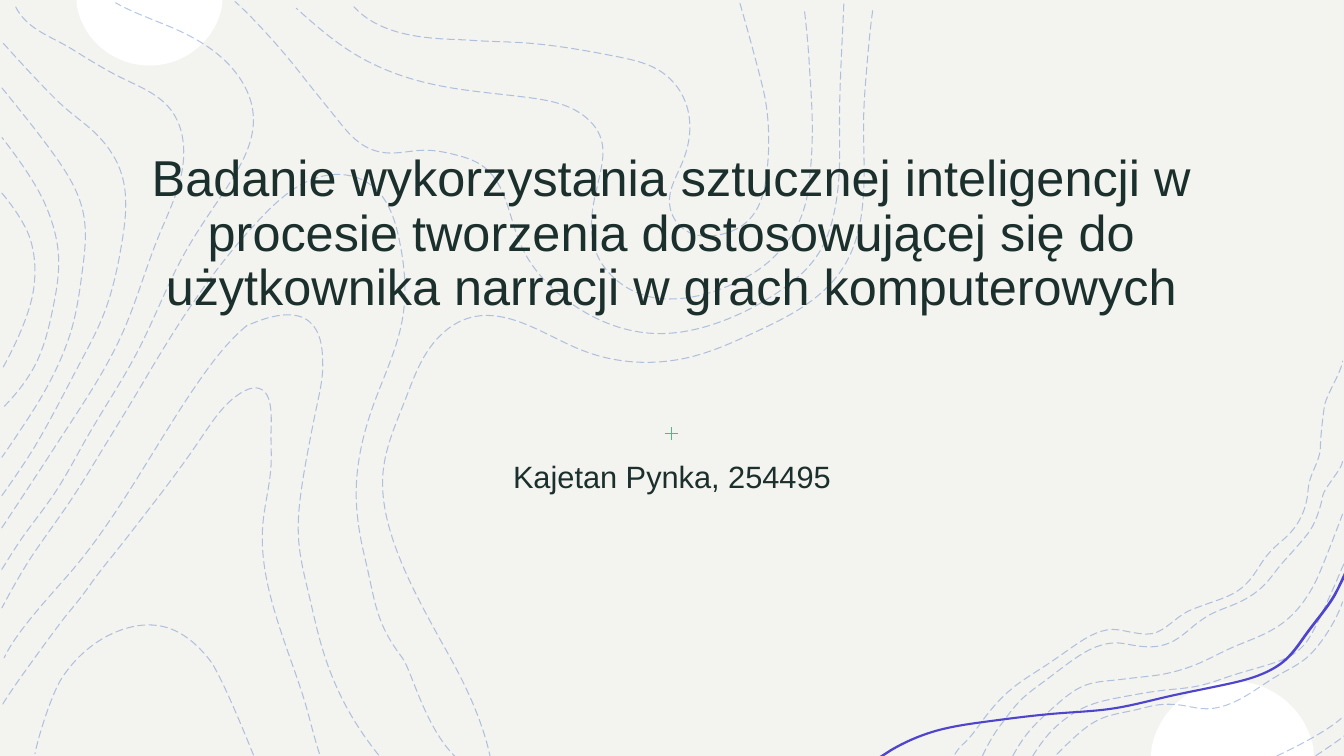
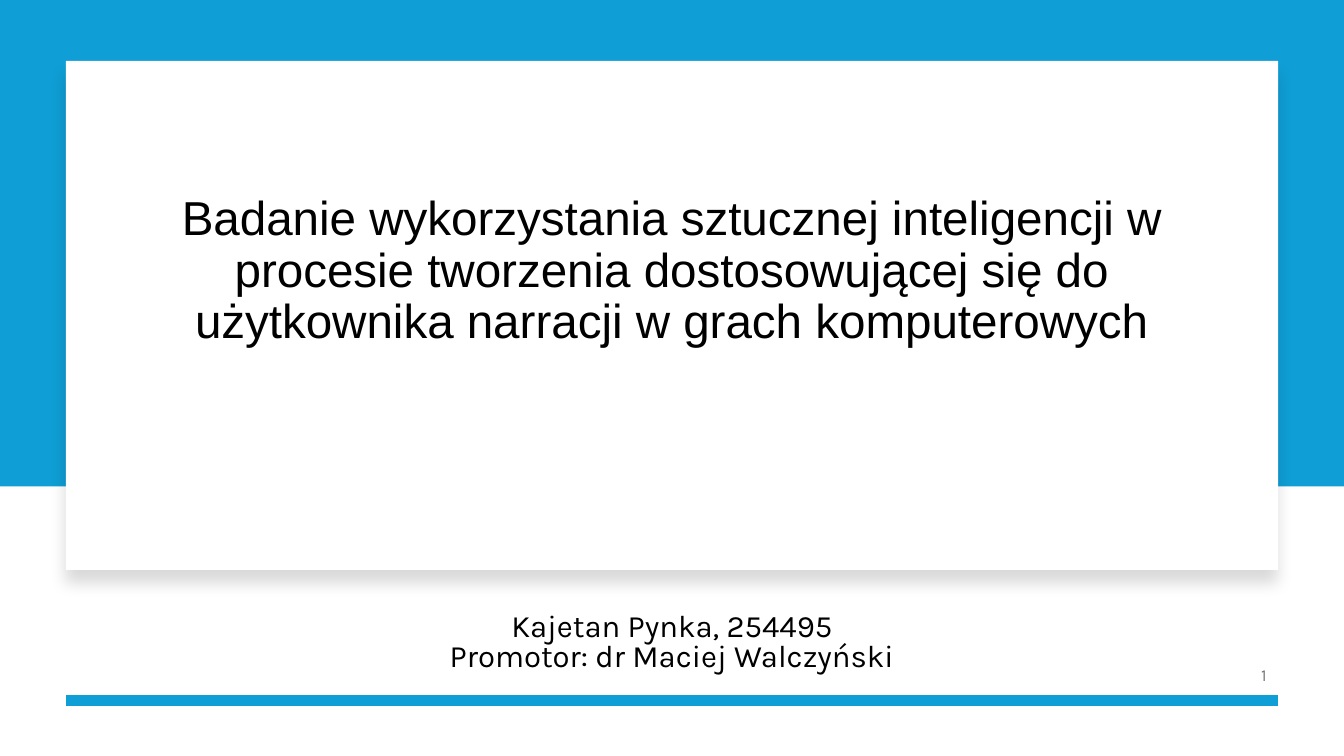
Before and after one commit to KyattPL/masters-backup, a slide deck: slide 1 of Seminarium Dyplomowe/Seminarium dyplomowe - prezka 1.pptx. Drawn at 1344x756 pixels with LibreOffice and Linux fonts; fonts in the diff are those of the drawing. Boxes give left, top, right and bottom in pixels: in the first picture for what was removed or moved away, otherwise in the second. Text is boxed around its words. In the diff, an @@ line names an element or a change of style, - is before the commit and + after.

```diff
--- a/Seminarium Dyplomowe/Seminarium dyplomowe - prezka 1.pptx
+++ b/Seminarium Dyplomowe/Seminarium dyplomowe - prezka 1.pptx
@@ rectangle resized from (x1=0, y1=0, x2=1344, y2=756) to (x1=0, y1=0, x2=1344, y2=487) @@
@@ rectangle at (x1=0, y1=0, x2=1344, y2=487): fill #FFFFFF to #0F9ED5; outline #F2F2F2 1 pt to none @@
@@ freeform shape removed at (x1=1, y1=2, x2=219, y2=341) @@
@@ freeform shape removed at (x1=1, y1=2, x2=152, y2=293) @@
@@ group removed at (x1=0, y1=0, x2=874, y2=756): 18 freeform shapes @@
@@ freeform shape removed at (x1=1, y1=75, x2=44, y2=261) @@
@@ rectangle resized from (x1=0, y1=0, x2=1344, y2=756) to (x1=66, y1=60, x2=1278, y2=570) @@
@@ rectangle at (x1=66, y1=60, x2=1278, y2=570): fill #F3F3F0 to #FFFFFF; shadow on @@
@@ title "Badanie wykorzystania sztucznej inteligencji w ..." moved from (x1=152, y1=156, x2=1190, y2=315) to (x1=182, y1=200, x2=1161, y2=347) @@
@@ title "Badanie wykorzystania sztucznej inteligencji w ..." at (x1=182, y1=200, x2=1161, y2=347): size 36 to 34 pt, text colour #1B302C to #000000; vertical alignment bottom to middle @@
@@ line removed from (665, 434) to (679, 434) @@
@@ line removed from (671, 427) to (671, 441) @@
@@ group removed at (x1=977, y1=462, x2=1339, y2=756): 5 freeform shapes @@
@@ freeform shape removed at (x1=879, y1=573, x2=1344, y2=756) @@
@@ group removed at (x1=880, y1=361, x2=1344, y2=756): 9 freeform shapes @@
@@ subtitle "Kajetan Pynka, 254495 Promotor: dr ..." at (x1=450, y1=615, x2=894, y2=675): vertical alignment top to middle @@
@@ subtitle at (x1=450, y1=615, x2=894, y2=675): text changed; size 22 to 22.2 pt; font Arial to Karla; text colour #1B302C to #000000 @@
-Kajetan Pynka, 254495
+Kajetan Pynka, 254495
+Promotor: dr Maciej Walczyński
@@ freeform shape removed at (x1=1151, y1=681, x2=1315, y2=755) @@
@@ page number added at (x1=1261, y1=670, x2=1267, y2=681), 12 pt, text #797979 @@
+1
@@ line added from (1278, 701) to (66, 701), #0F9ED5 8 pt @@
```
Also in this commit, not shown: 6 other slides changed, 15 slides added, 9 slides removed.
